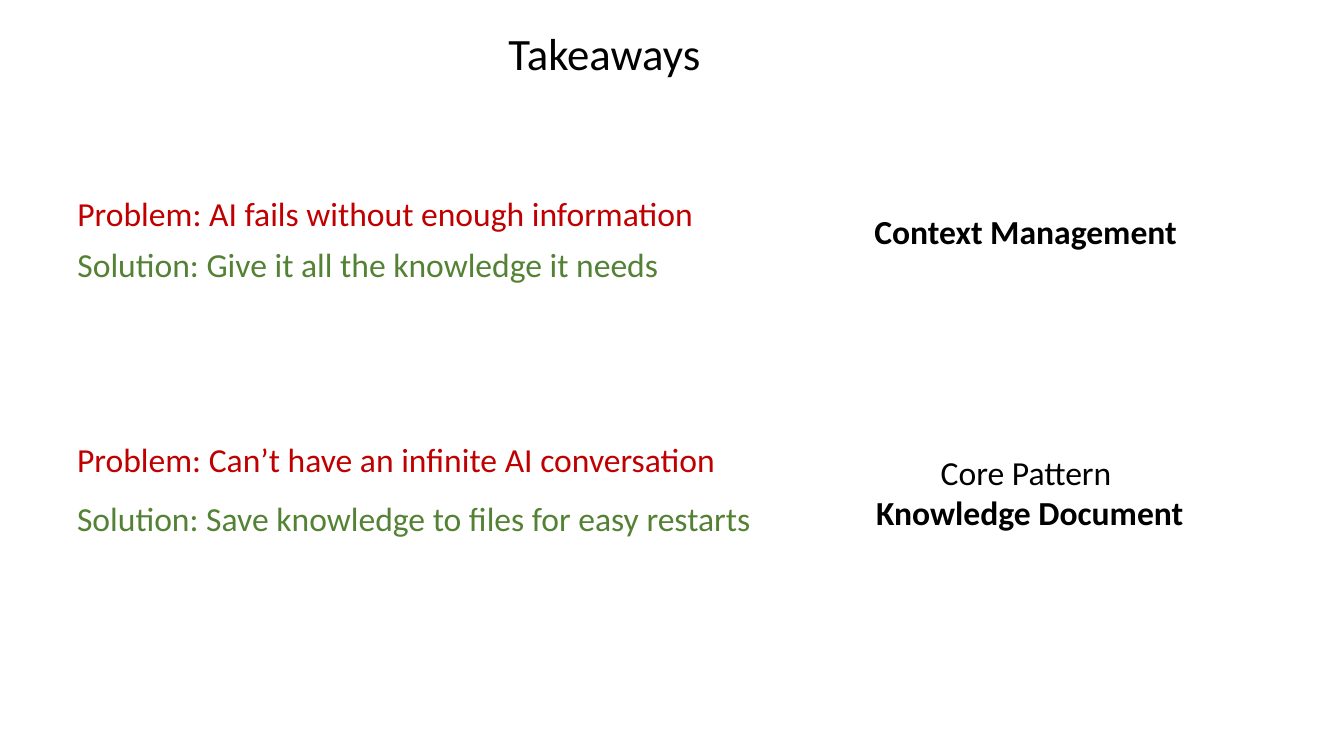
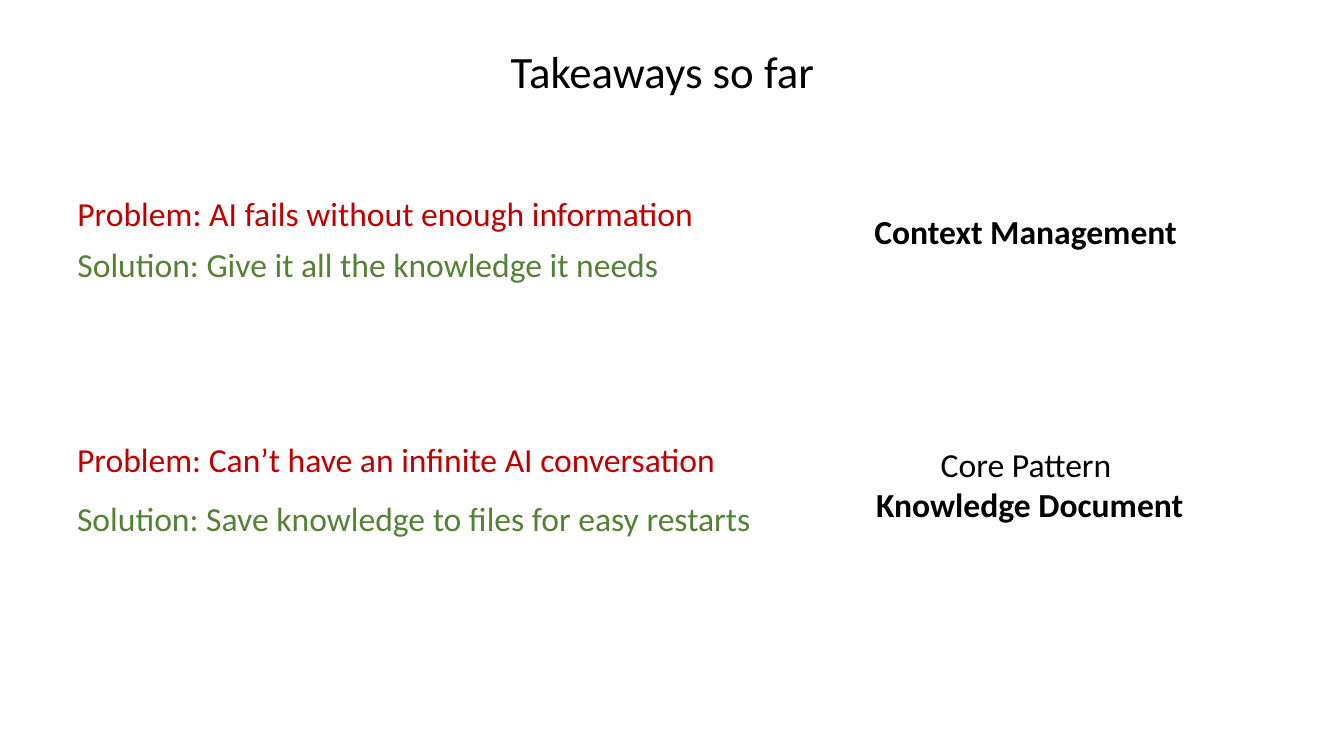
Before and after one commit to lexler/Talks, a slide deck: slide 14 of Slides/Core Patterns for Coding with AI.pptx. Drawn at 1344x756 pixels with LibreOffice and Linux fonts; fonts in the diff are those of the drawing. Boxes give left, top, right and bottom in pixels: in the first picture for what was removed or moved away, otherwise in the second. Text is boxed around its words. In the diff, an @@ line names an element or a change of style, - is before the commit and + after.

```diff
--- a/Slides/Core Patterns for Coding with AI.pptx
+++ b/Slides/Core Patterns for Coding with AI.pptx
@@ text at bbox=[511, 57, 814, 96]: text changed @@
-Takeaways
+Takeaways so far
@@ text "Core Pattern": place and size @@
-text "Core Pattern" at bbox=[876, 463, 1183, 531]
+text "Core Pattern" at bbox=[876, 455, 1183, 523]
```
Also in this commit, not shown: 3 other slides changed, 1 slide added.
